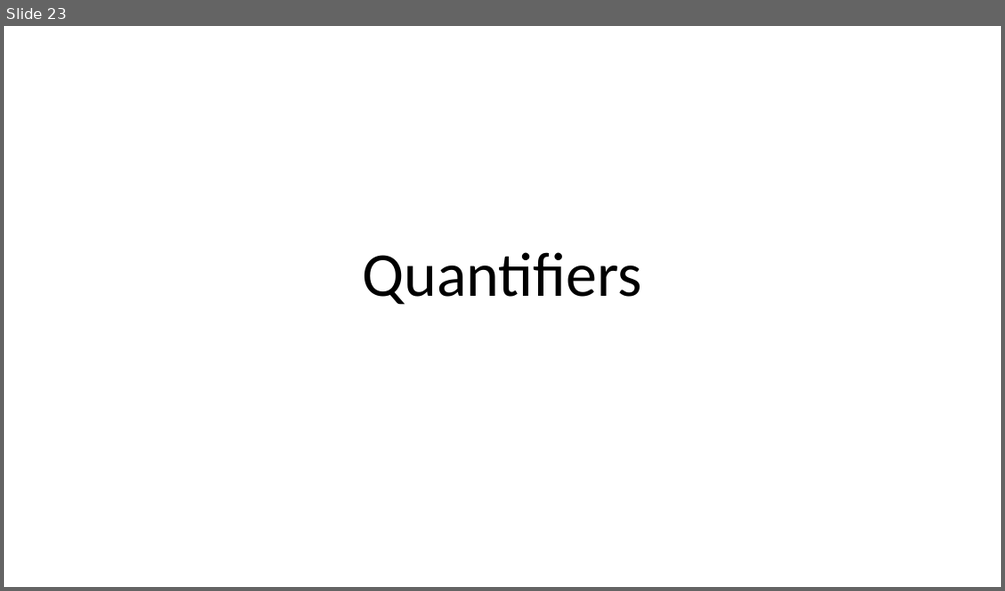
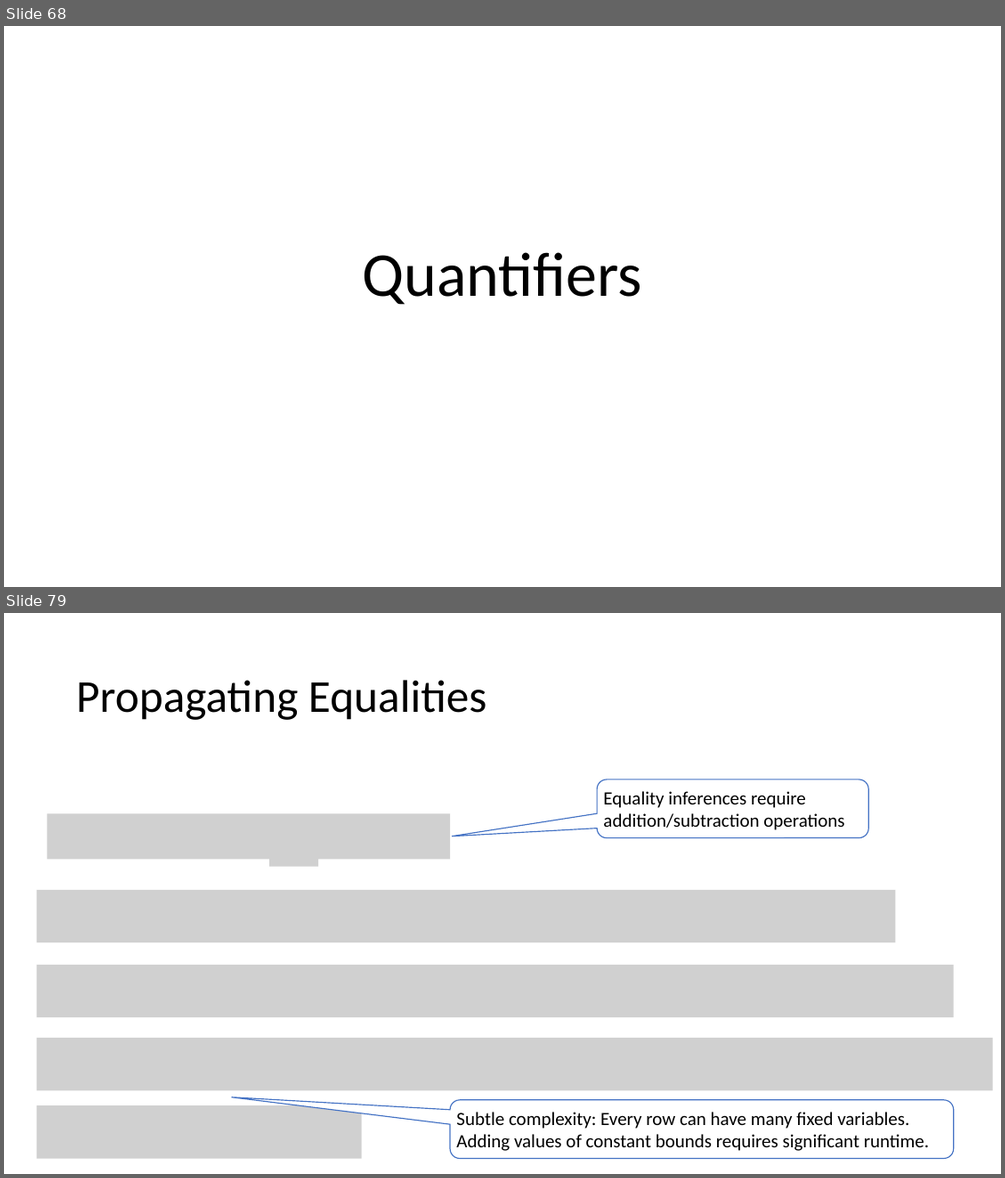
Before and after one commit to Z3Prover/doc, a slide deck: internals/tutorial/z3internals.pptx. Shown one above the other, each under a label of ours: slide 23 before the commit, slides 68 and 79 after it; the slides between them are not shown. The pictures are 1005x591 and 1005x1178 pixels, drawn with LibreOffice and Linux fonts; fonts in the diff are those of the drawing; grey boxes stand for pictures. Boxes give left, top, right and bottom in pixels: in the first picture for what was removed or moved away, otherwise in the second. Text is boxed around its words. In the diff, an @@ line names an element or a change of style, - is before the commit and + after.

```diff
--- a/internals/tutorial/z3internals.pptx
+++ b/internals/tutorial/z3internals.pptx
@@ slide 79 added at [4, 613, 1001, 1174], background #FFFFFF @@
@@ title added at [76, 680, 486, 720], 44 pt, text #000000 @@
+Propagating Equalities
@@ rounded speech box added at [597, 779, 868, 838], fill #FFFFFF, outline #4472C4 1 pt, 18 pt, text #000000 @@
+Equality inferences require addition/subtraction operations
@@ picture added at [48, 813, 451, 859] @@
@@ picture added at [186, 819, 423, 846] @@
@@ picture added at [269, 844, 319, 867] @@
@@ picture added at [37, 890, 896, 943] @@
@@ picture added at [37, 965, 954, 1018] @@
@@ picture added at [37, 1038, 993, 1091] @@
@@ picture added at [37, 1106, 362, 1159] @@
@@ rounded speech box added at [451, 1100, 954, 1159], fill #FFFFFF, outline #4472C4 1 pt, 18 pt, text #000000 @@
+Subtle complexity: Every row can have many fixed variables. Adding values of constant bounds requires significant runtime.
@@ what was slide 23 is now slide 68 @@
```
Also in this commit, not shown: 1 slide changed, 60 other slides added.
